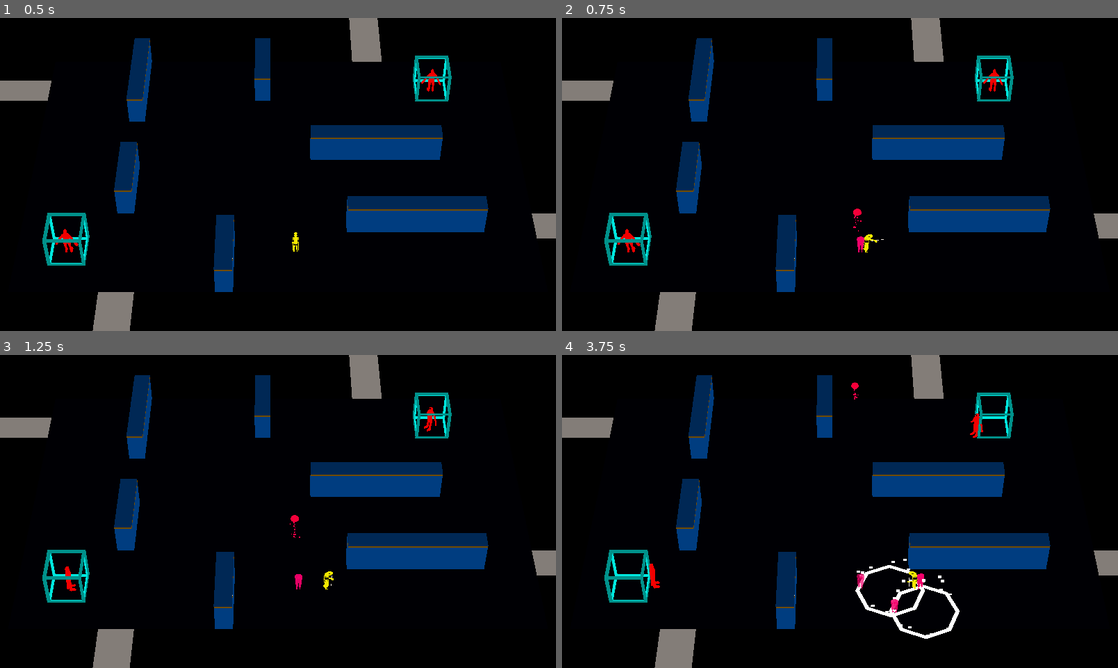
Above: before the commit, frames 1-4 (two rows, left to right).
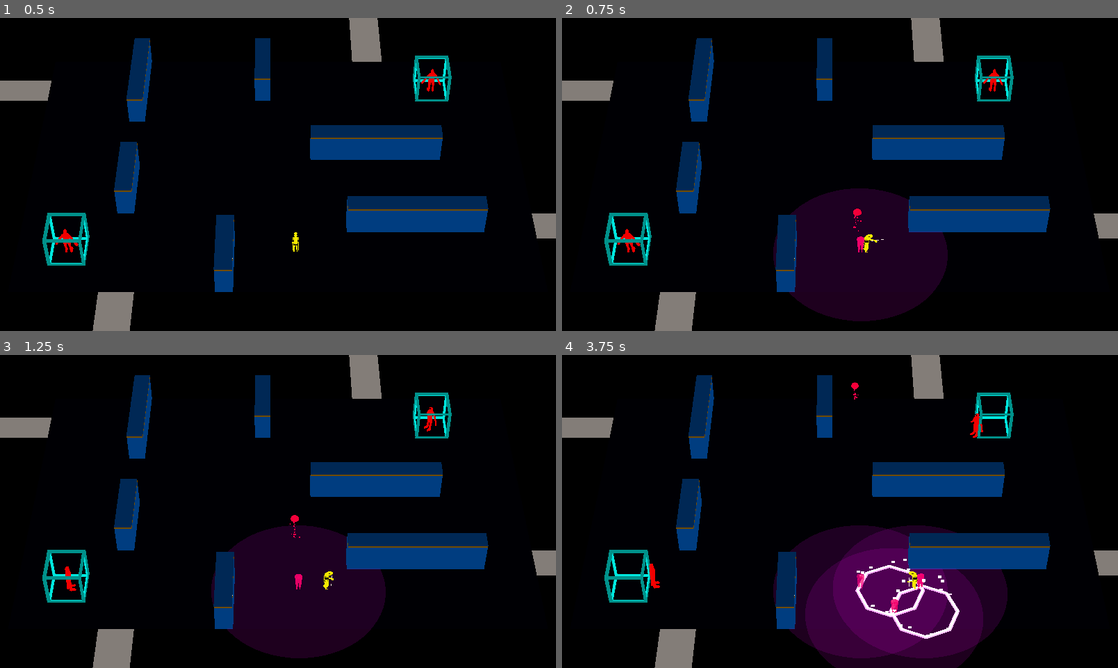
Above: after the commit, the same moments.

Repository: ralabate/30ddl
Game: Godot game, scene res://main.tscn
Same seed, same stepped clock (60 frames per second), same inputs: the game is played once before the commit and once after it.
Inputs:
- Up to frame 1 (0.5 s): no input
- Up to frame 2 (0.75 s): tap Enter (ui_accept) at 0.5 s; hold Right (ui_right) from 0.53 s (still down); tap S (player_decoy) at 0.6 s
- Up to frame 3 (1.25 s): keep holding Right (ui_right); tap Enter (ui_accept) at 0.77 s
- Up to frame 4 (3.75 s): release Right (ui_right) at 1.28 s; hold Down (ui_down) 1.28-2.03 s; tap A (player_mine) at 1.35, 2.85 s; tap Enter (ui_accept) at 1.52, 3.02 s; hold Right (ui_right) 2.03-2.78 s; tap S (player_decoy) at 2.1, 3.6 s; hold Up (ui_up) 2.78-3.53 s; hold Left (ui_left) from 3.53 s (still down)

Frame 1 is identical in both runs. In frame 2, 9.2% of the frame differs, in the area x 38-70%, y 54-97%; in frame 3, 9.3%; in frame 4, 13%, in the area x 38-81%, y 54-100%.

Commit message:
Enable decoy viz, bump spawner hp

Diff:
--- a/gauntlet/badguys/badguy_spawner.tscn
+++ b/gauntlet/badguys/badguy_spawner.tscn
@@ -23,7 +23,7 @@
 [node name="HealthComponent" type="Node" parent="."]
 unique_name_in_owner = true
 script = ExtResource("2_5vgoc")
-MAX_HEALTH = 1
+MAX_HEALTH = 100
 metadata/_custom_type_script = "uid://bund4vdf4u4yo"
 
 [node name="badguy_spawner" parent="." instance=ExtResource("3_od4cw")]
--- a/gauntlet/player/decoy.tscn
+++ b/gauntlet/player/decoy.tscn
@@ -21,6 +21,21 @@
 resource_local_to_scene = true
 transparency = 1
 albedo_color = Color(1, 0, 0.478431, 1)
+
+[sub_resource type="Animation" id="Animation_gxpjd"]
+length = 0.001
+tracks/0/type = "value"
+tracks/0/imported = false
+tracks/0/enabled = true
+tracks/0/path = NodePath("lizardprince_idle/Skeleton3D/Mesh:material_override:albedo_color")
+tracks/0/interp = 1
+tracks/0/loop_wrap = true
+tracks/0/keys = {
+"times": PackedFloat32Array(0),
+"transitions": PackedFloat32Array(1),
+"update": 0,
+"values": [Color(1, 0, 0.478431, 1)]
+}
 
 [sub_resource type="Animation" id="Animation_0hp2w"]
 resource_name = "lifetime"
@@ -52,21 +67,6 @@
 }]
 }
 
-[sub_resource type="Animation" id="Animation_gxpjd"]
-length = 0.001
-tracks/0/type = "value"
-tracks/0/imported = false
-tracks/0/enabled = true
-tracks/0/path = NodePath("lizardprince_idle/Skeleton3D/Mesh:material_override:albedo_color")
-tracks/0/interp = 1
-tracks/0/loop_wrap = true
-tracks/0/keys = {
-"times": PackedFloat32Array(0),
-"transitions": PackedFloat32Array(1),
-"update": 0,
-"values": [Color(1, 0, 0.478431, 1)]
-}
-
 [sub_resource type="AnimationLibrary" id="AnimationLibrary_ba2vu"]
 _data = {
 &"RESET": SubResource("Animation_gxpjd"),
@@ -82,7 +82,6 @@
 shape = SubResource("CylinderShape3D_gevvu")
 
 [node name="DebugAreaVisualizer" type="MeshInstance3D" parent="."]
-visible = false
 mesh = SubResource("CylinderMesh_tpm8h")
 
 [node name="lizardprince_idle" parent="." instance=ExtResource("2_etp58")]
